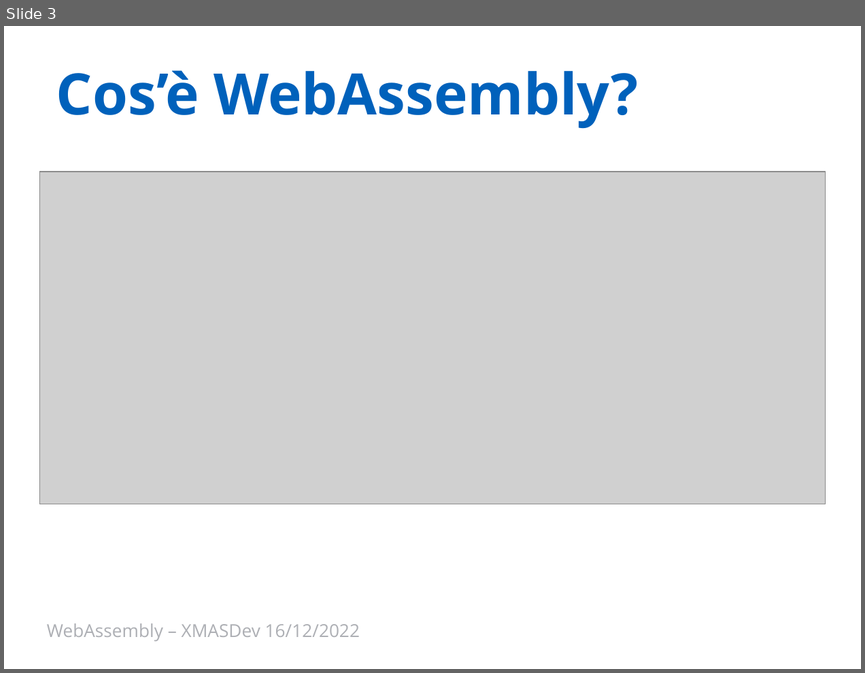
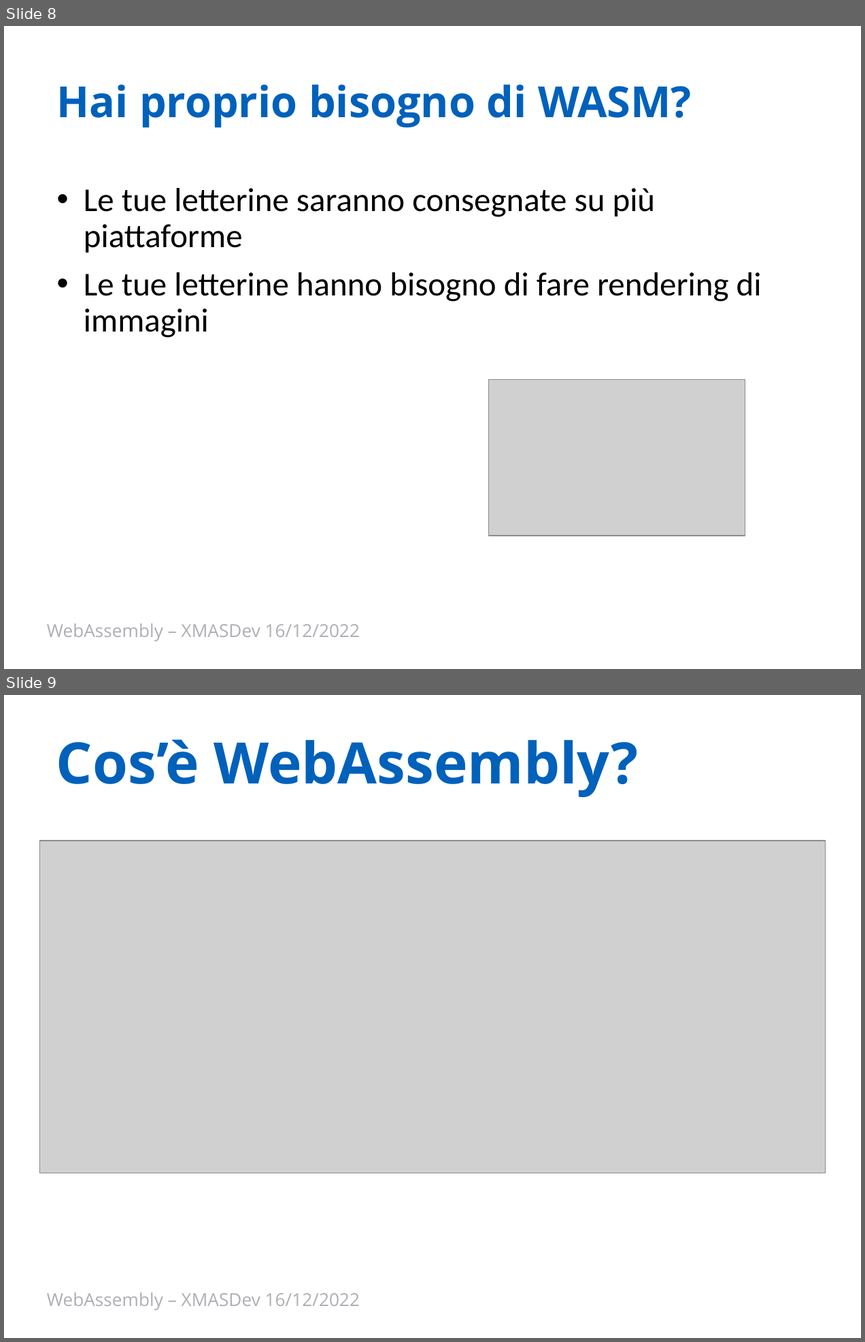
Before and after one commit to Ace68/slide, a slide deck: 2022/XMasDev/WebAssembly.pptx. Shown one above the other, each under a label of ours: slide 3 before the commit, slides 8 and 9 after it. The pictures are 865x673 and 865x1342 pixels, drawn with LibreOffice and Linux fonts; fonts in the diff are those of the drawing; grey boxes stand for pictures; background and template pictures are left out. Boxes give left, top, right and bottom in pixels: in the first picture for what was removed or moved away, otherwise in the second. Text is boxed around its words. In the diff, an @@ line names an element or a change of style, - is before the commit and + after.

```diff
--- a/2022/XMasDev/WebAssembly.pptx
+++ b/2022/XMasDev/WebAssembly.pptx
@@ slide 8 added at <box>4,26,861,669</box>, background #FFFFFF @@
@@ title added at <box>56,84,691,127</box>, 36 pt, text #0061BB, bold @@
+Hai proprio bisogno di WASM?
@@ text added at <box>84,188,762,337</box>, 28 pt, text #000000 @@
+• Le tue letterine saranno consegnate su più piattaforme
+• Le tue letterine hanno bisogno di fare rendering di immagini
@@ picture added at <box>489,379,745,535</box> @@
@@ text added at <box>47,623,360,641</box>, 15 pt, text #ADAFB4 @@
+WebAssembly – XMASDev 16/12/2022
@@ what was slide 3 is now slide 9 @@
```
Also in this commit, not shown: 6 slides changed, 8 other slides added, 3 slides removed, 1 other file.
